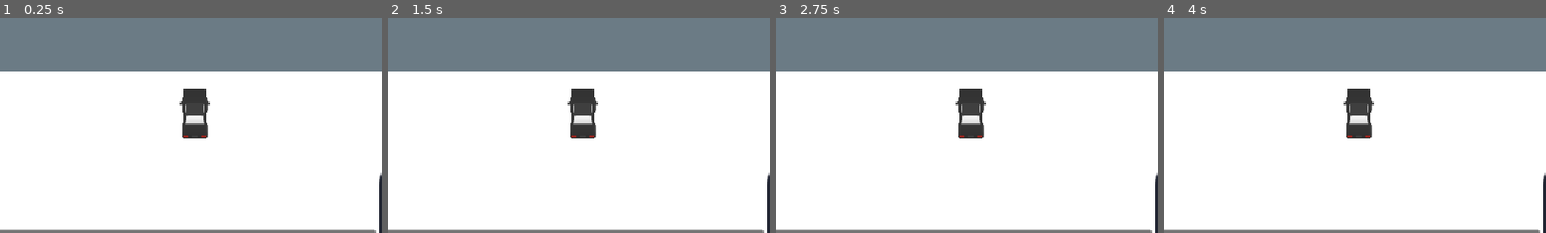
Above: before the commit, frames 1-4 (left to right).
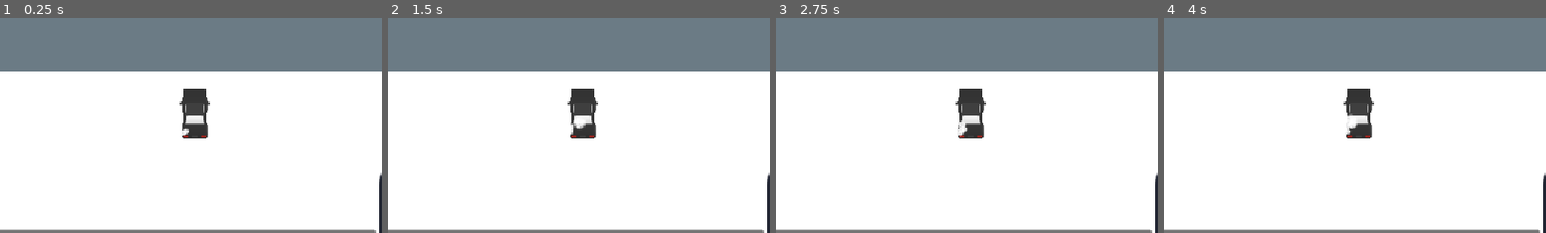
Above: after the commit, the same moments.

Repository: DBorgKiwami/game-jam-2
Game: Godot game, scene res://levels/testlevel.tscn
Two runs of this game, one before a commit and one after it. Both use one fixed random seed, a clock stepped at 60 frames per second and the inputs below. The engine's default icon, where the game draws it, is replaced by a stand-in: a white triangle on a blue panel in a dark square.
Inputs (mouse positions are % of the whole screen's width and height, from its top left):
- Up to frame 1 (0.25 s): no input
- Up to frame 2 (1.5 s): click (10, 88) at 0.5 s; click (22, 88) at 1.25 s
- Up to frame 3 (2.75 s): click (33, 88) at 2 s
- Up to frame 4 (4 s): click (45, 88) at 2.75 s; click (56, 88) at 3.5 s
The pictures show only the part of the screen within x 24-74%, y 28-78%; the shares and areas given below are measured in that part.

The runs differ from the first frame. In frame 1, less than 0.1% of the frame differs, in the area x 47-50%, y 51-55%; in frame 2, 0.1%; in frame 3, 0.1%; in frame 4, 0.2%, in the area x 47-51%, y 44-55%.

Commit message:
Added particle assets and a basic effect

Diff:
--- a/player/playercar.tscn
+++ b/player/playercar.tscn
@@ -2,8 +2,25 @@
 
 [ext_resource type="Script" uid="uid://cqfubgg54yyu5" path="res://player/player.gd" id="1_wwgfg"]
 [ext_resource type="Texture2D" uid="uid://4q1tyunoecpq" path="res://car_long_black_12.png" id="2_outkj"]
+[ext_resource type="Texture2D" uid="uid://c8jc85cs4mntf" path="res://particles/smoke.png" id="3_outkj"]
 
 [sub_resource type="CircleShape2D" id="CircleShape2D_g4v7s"]
+
+[sub_resource type="Curve" id="Curve_axjsj"]
+_data = [Vector2(0, 0.43750006), 0.0, 0.0, 0, 0, Vector2(0.6774193, 0.6607144), 1.1669881, 1.1669881, 0, 0, Vector2(1, 1), 0.0, 0.0, 0, 0]
+point_count = 3
+
+[sub_resource type="CurveTexture" id="CurveTexture_outkj"]
+curve = SubResource("Curve_axjsj")
+
+[sub_resource type="ParticleProcessMaterial" id="ParticleProcessMaterial_wwgfg"]
+particle_flag_disable_z = true
+direction = Vector3(0, -39.775, 0)
+initial_velocity_min = 47.21
+initial_velocity_max = 47.21
+scale_min = 0.099999994
+scale_max = 0.099999994
+scale_curve = SubResource("CurveTexture_outkj")
 
 [node name="Car" type="CharacterBody2D" unique_id=2090852087 node_paths=PackedStringArray("sprite")]
 script = ExtResource("1_wwgfg")
@@ -18,7 +35,7 @@
 sprite = NodePath("Sprite2D")
 
 [node name="Sprite2D" type="Sprite2D" parent="." unique_id=1593473271]
-z_index = 1
+z_index = 2
 texture = ExtResource("2_outkj")
 
 [node name="CollisionShape2D" type="CollisionShape2D" parent="." unique_id=25879058]
@@ -26,3 +43,17 @@
 
 [node name="Camera2D" type="Camera2D" parent="." unique_id=1415005060]
 zoom = Vector2(0.5, 0.5)
+
+[node name="Node2D" type="Node2D" parent="." unique_id=306167694]
+
+[node name="Back Left Tire" type="Node2D" parent="Node2D" unique_id=380681674]
+position = Vector2(-33, 60)
+
+[node name="Back Left Tire" type="GPUParticles2D" parent="Node2D/Back Left Tire" unique_id=1329336729]
+z_index = 3
+amount = 6
+texture = ExtResource("3_outkj")
+process_material = SubResource("ParticleProcessMaterial_wwgfg")
+
+[node name="Back Right Tire" type="GPUParticles2D" parent="Node2D" unique_id=1837637516]
+position = Vector2(33, 60)
Binary file added: particles/abstract.png
Not shown, added: particles/abstract.png.import
Binary file added: particles/bubble.png
Not shown, added: particles/bubble.png.import
Binary file added: particles/burst.png
Not shown, added: particles/burst.png.import
Binary file added: particles/circle.png
Not shown, added: particles/circle.png.import
Binary file added: particles/claws.png
Not shown, added: particles/claws.png.import
Binary file added: particles/cloud.png
Not shown, added: particles/cloud.png.import
(and 164 more such lines)
